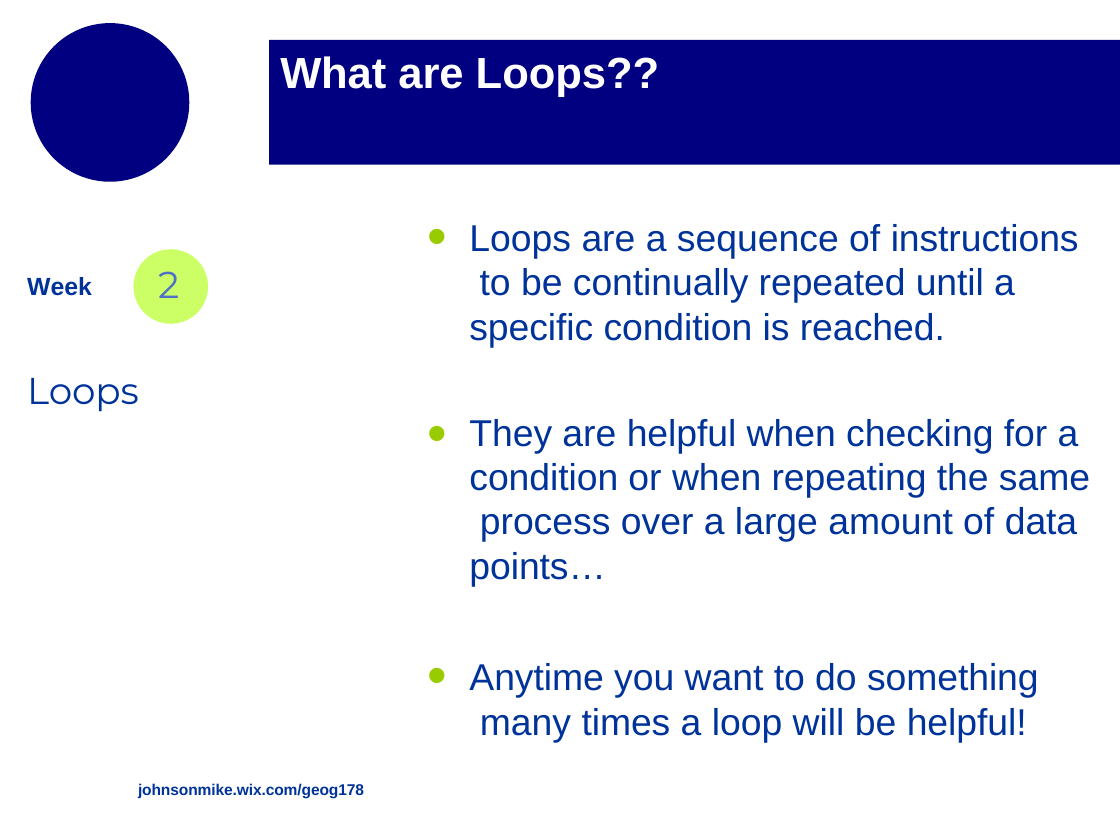
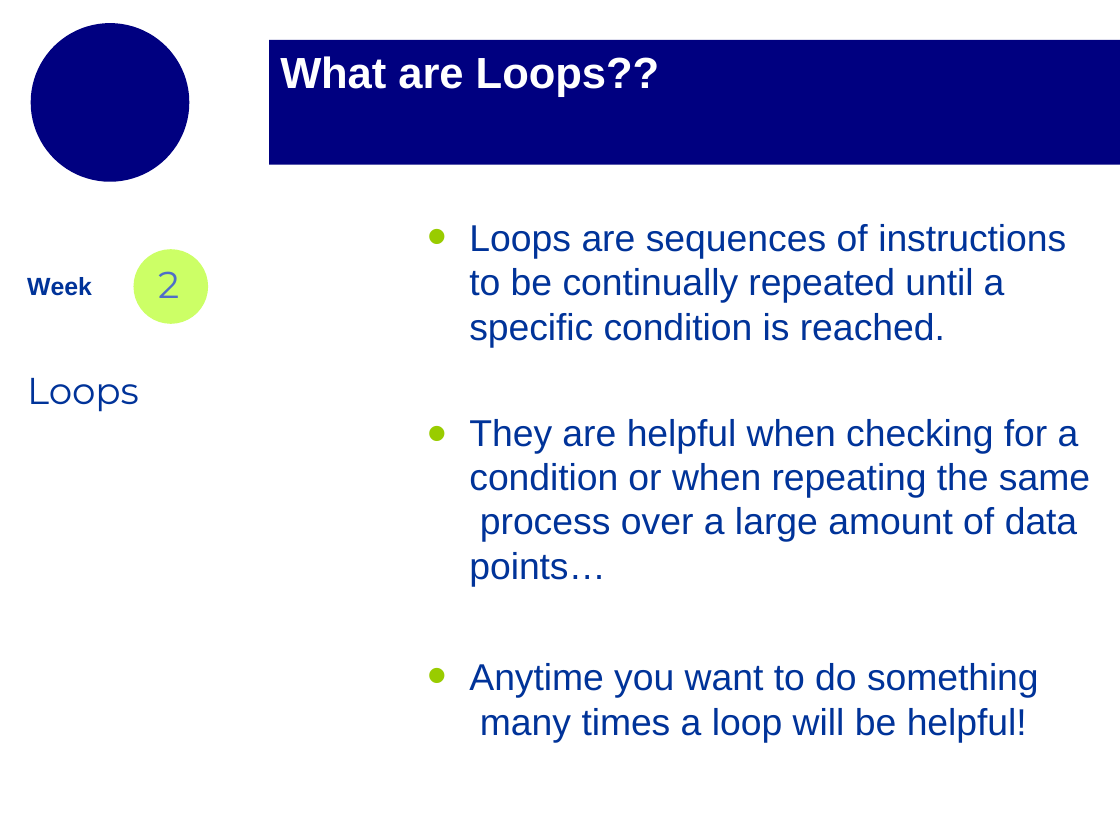
Before and after one commit to mikejohnson51/geog178_2019, a slide deck: slide 41 of section_slides/week2_section_slides_2.pptx (slide 40 before the commit). Drawn at 1120x840 pixels with LibreOffice and Linux fonts; fonts in the diff are those of the drawing; background and template pictures are left out. Boxes give left, top, right and bottom in pixels: in the first picture for what was removed or moved away, otherwise in the second. Text is boxed around its words. In the diff, an @@ line names an element or a change of style, - is before the commit and + after.

```diff
--- a/section_slides/week2_section_slides_2.pptx
+++ b/section_slides/week2_section_slides_2.pptx
@@ text at bbox=[469, 224, 1066, 348]: text changed @@
-• Loops are a sequence of instructions to be continually repeated until a specific condition is reached.
+• Loops are sequences of instructions to be continually repeated until a specific condition is reached.
@@ text removed at bbox=[138, 783, 364, 798] @@
-johnsonmike.wix.com/geog178
```
Also in this commit, not shown: 26 other slides changed, 1 slide added, 3 other files.
